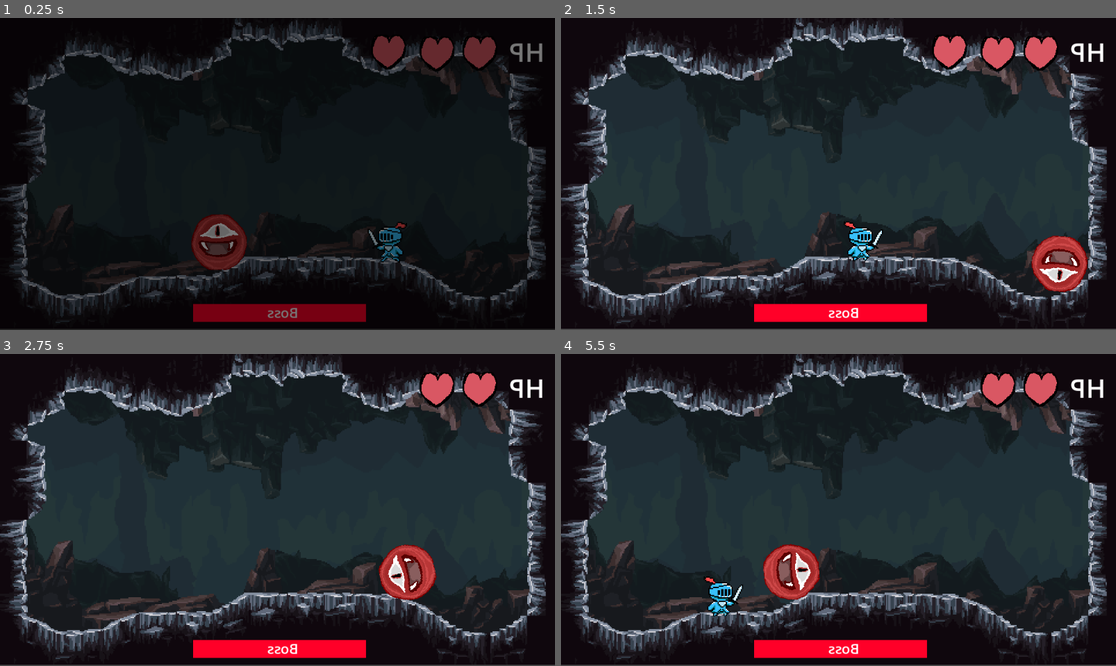
Above: before the commit, frames 1-4 (two rows, left to right).
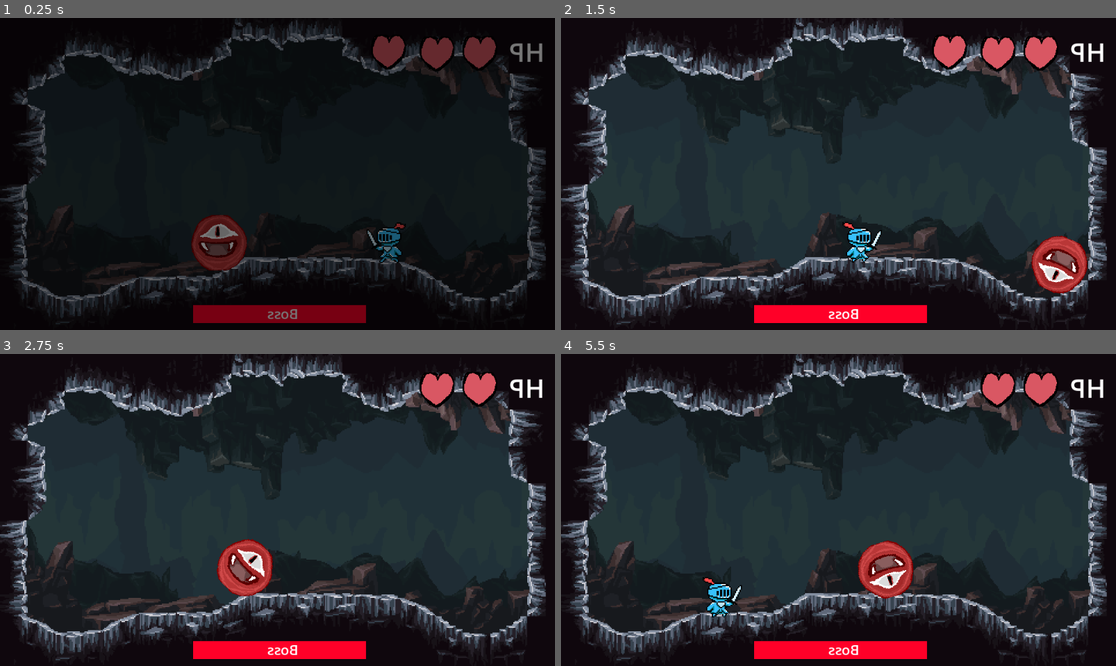
Above: after the commit, the same moments.

Repository: FlafyDev/gmtk-2023
Game: Godot game, scene res://Manager.tscn
Two runs of this game, one before a commit and one after it. Both use one fixed random seed, a clock stepped at 60 frames per second and the inputs below.
Inputs:
- Up to frame 1 (0.25 s): no input
- Up to frame 2 (1.5 s): hold Right (right) from 0.53 s (still down); tap J (ability1) at 0.6, 1.35 s; tap Up (up) at 0.77 s
- Up to frame 3 (2.75 s): tap Up (up) at 1.52 s; release Right (right) at 2.03 s; hold Left (left) from 2.03 s (still down); tap J (ability1) at 2.1 s
- Up to frame 4 (5.5 s): release Left (left) at 2.78 s; hold Right (right) 2.78-4.28 s; tap J (ability1) every 0.75 s from 2.85 to 5.1 s; tap Up (up) at 3.02, 3.77, 4.52 s; hold Left (left) 4.28-5.03 s; hold Right (right) from 5.03 s (still down)

The runs differ from the first frame. In frame 1, 1.8% of the frame differs, in the area x 0-100%, y 29-100%; in frame 2, 4.1%; in frame 3, 6.0%; in frame 4, 6.3%.

Commit message:
fix slope stop

Diff:
--- a/game.tscn
+++ b/game.tscn
@@ -11,7 +11,6 @@
 [ext_resource type="PackedScene" uid="uid://be27owg3oad1v" path="res://DemonHealth.tscn" id="9_3hog5"]
 
 [node name="Level" type="Node2D"]
-scale = Vector2(1, 0.996855)
 script = ExtResource("1_fyvej")
 metadata/_edit_vertical_guides_ = [483.0]
 
